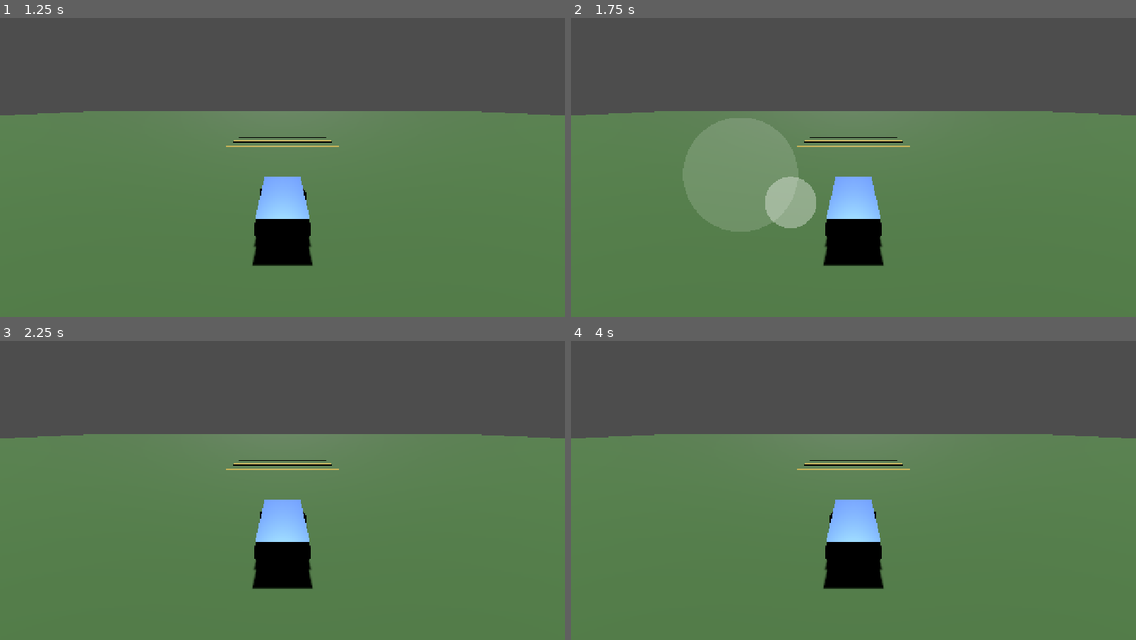
Above: before the commit, frames 1-4 (two rows, left to right).
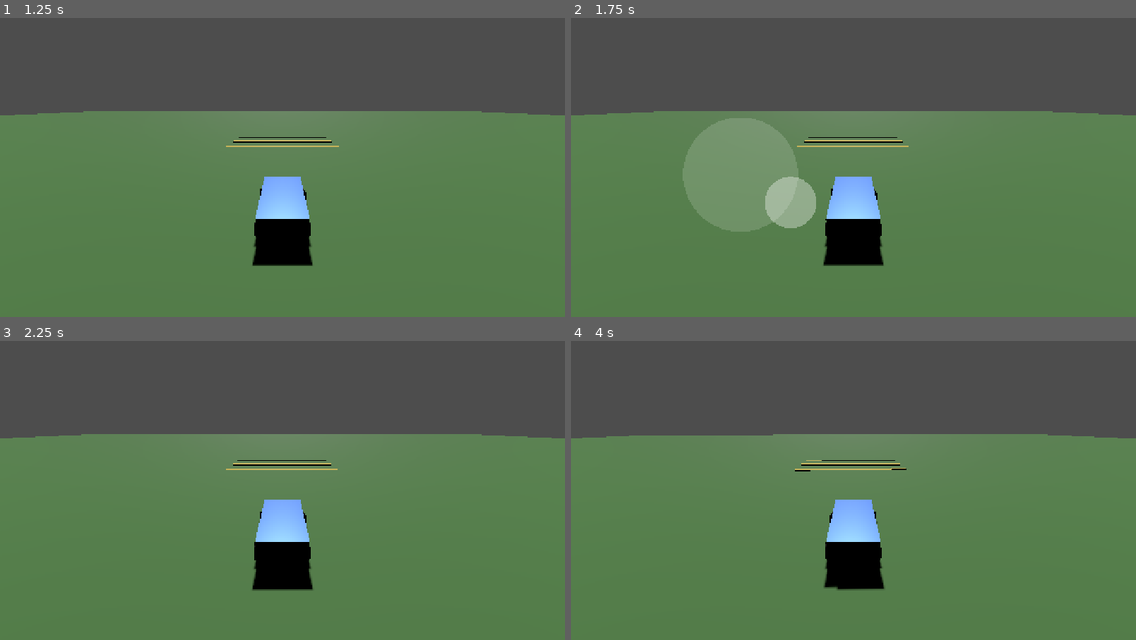
Above: after the commit, the same moments.

Repository: mihaelaradu1005-source/RacerMobile
Game: Godot game, scene res://scenes/world.tscn
Same seed, same stepped clock (60 frames per second), same inputs: the game is played once before the commit and once after it.
Inputs (mouse positions are in pixels of both pictures, inside the frame that each line leads up to):
- Up to frame 1 (1.25 s): move the mouse to (406, 143) at 0.52 s; hold D (move_right) from 0.53 s (still down); click (406, 143) at 0.67 s
- Up to frame 2 (1.75 s): release D (move_right) at 1.25 s; tap Enter at 1.25 s; drag from (740, 173) to (825, 221) at 1.27 s
- Up to frame 3 (2.25 s): move the mouse to (339, 412) at 2.02 s; hold D (move_right) from 2.03 s (still down)
- Up to frame 4 (4 s): release D (move_right) at 2.75 s; drag from (825, 544) to (684, 433) at 2.77 s; move the mouse to (1023, 529) at 3.52 s; hold A (move_left) from 3.53 s (still down)

Frame 1 is identical in both runs. In frame 2, less than 0.1% of the frame differs, in the area x 2-98%, y 31-69%; in frame 3, 0.1%; in frame 4, 0.3%, in the area x 2-98%, y 31-84%.

Commit message:
fix: car didn't move on touch devices — joystick lookup ready-order
The car cached the joystick in _ready(), which runs before the joystick's
_ready() registered it in its group, so _joystick stayed null. With no
keyboard on a phone, the car got no input at all. Now the car looks the
joystick up lazily, and the joystick joins its group in _enter_tree().

Verified with tests/input_path_test: holding the stick forward now
accelerates the car through car.gd (not by setting engine_force directly).

Co-Authored-By: Claude Opus 4.8 <noreply@anthropic.com>

Diff:
--- a/scripts/car.gd
+++ b/scripts/car.gd
@@ -26,13 +26,15 @@
 var _joystick: Node = null
 
 
-func _ready() -> void:
-	_joystick = get_tree().get_first_node_in_group("joystick")
-
-
 func _get_input() -> Vector2:
 	# Combine keyboard and touch joystick, clamped so both together stay in range.
 	var input := Input.get_vector("move_left", "move_right", "move_forward", "move_back")
+
+	# Look the joystick up lazily: at _ready() time it may not have registered in
+	# its group yet (node ready-order), so we fetch it the first time we need it.
+	if _joystick == null:
+		_joystick = get_tree().get_first_node_in_group("joystick")
+
 	if _joystick != null and _joystick.output != Vector2.ZERO:
 		input = (input + _joystick.output).limit_length(1.0)
 	return input
--- a/scripts/virtual_joystick.gd
+++ b/scripts/virtual_joystick.gd
@@ -30,9 +30,13 @@
 var _knob: Vector2 = Vector2.ZERO   # current knob position (clamped)
 
 
+func _enter_tree() -> void:
+	# Register in the group as early as possible (before any node's _ready), so
+	# the car can find us regardless of node ready-order.
+	add_to_group("joystick")
+
+
 func _ready() -> void:
-	# Let player.gd find us without hard-wiring a node path in the scene.
-	add_to_group("joystick")
 	# We read input directly via _input(), so ignore normal GUI mouse routing.
 	mouse_filter = Control.MOUSE_FILTER_IGNORE
 
--- /dev/null
+++ b/tests/input_path_test.gd
@@ -0,0 +1,48 @@
+extends Node
+
+# Headless test of the FULL input path that mobile uses:
+#   touch joystick -> car.gd reads joystick.output -> engine force -> motion.
+# The earlier vehicle_test set engine_force directly and so never exercised the
+# car <-> joystick wiring. This reproduces the "car doesn't move on phone" bug:
+# it holds the joystick fully forward and checks the car actually accelerates.
+# Run: godot --headless --quit-after 9000 --path . tests/input_path_test.tscn
+
+var _car: VehicleBody3D
+var _joy: Node
+var _frames: int = 0
+
+
+func _ready() -> void:
+	_joy = get_tree().get_first_node_in_group("joystick")
+	_car = _find_vehicle(get_tree().root)
+
+
+func _find_vehicle(n: Node) -> VehicleBody3D:
+	if n is VehicleBody3D:
+		return n
+	for c in n.get_children():
+		var found := _find_vehicle(c)
+		if found != null:
+			return found
+	return null
+
+
+func _physics_process(_delta: float) -> void:
+	_frames += 1
+
+	# Simulate a thumb holding the stick fully "up" = forward.
+	if _joy != null:
+		_joy.output = Vector2(0.0, -1.0)
+
+	if _frames % 30 == 0:
+		var spd := 0.0
+		var zz := 0.0
+		if _car != null:
+			spd = _car.linear_velocity.length()
+			zz = _car.global_position.z
+		print("frame=%d  joy_found=%s  car_found=%s  z=%.2f  speed=%.2f" % [
+			_frames, str(_joy != null), str(_car != null), zz, spd])
+
+	if _frames >= 150:
+		print("INPUTTEST DONE")
+		get_tree().quit()
--- /dev/null
+++ b/tests/input_path_test.tscn
@@ -0,0 +1,11 @@
+[gd_scene load_steps=3 format=3 uid="uid://dinputpath0test2ph"]
+
+[ext_resource type="PackedScene" path="res://scenes/world.tscn" id="1_world"]
+[ext_resource type="Script" path="res://tests/input_path_test.gd" id="2_test"]
+
+[node name="InputPathTest" type="Node"]
+
+[node name="World" parent="." instance=ExtResource("1_world")]
+
+[node name="Tester" type="Node" parent="."]
+script = ExtResource("2_test")
Not shown, added: tests/input_path_test.gd.uid
Not shown, changed: PROGRESS.md
